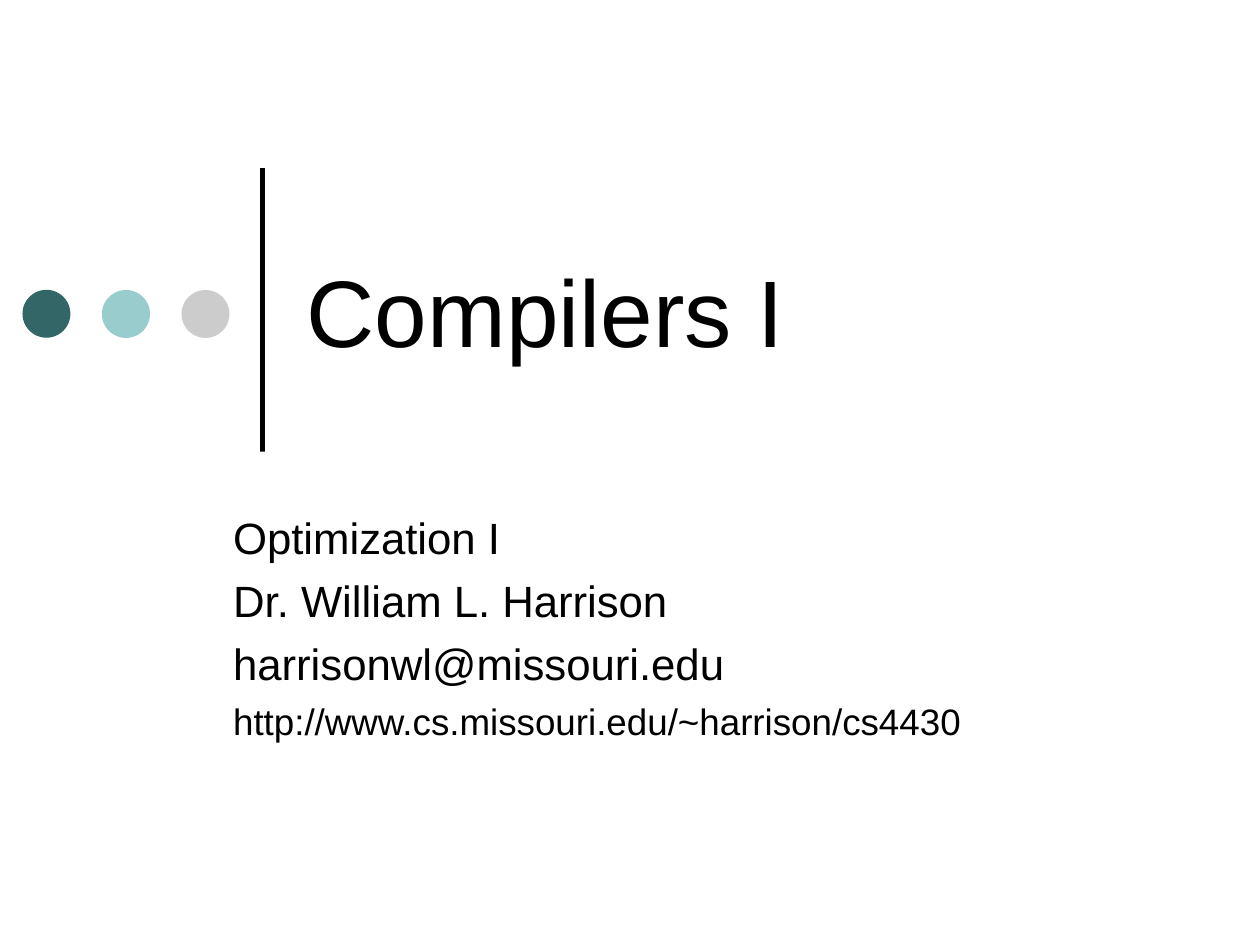
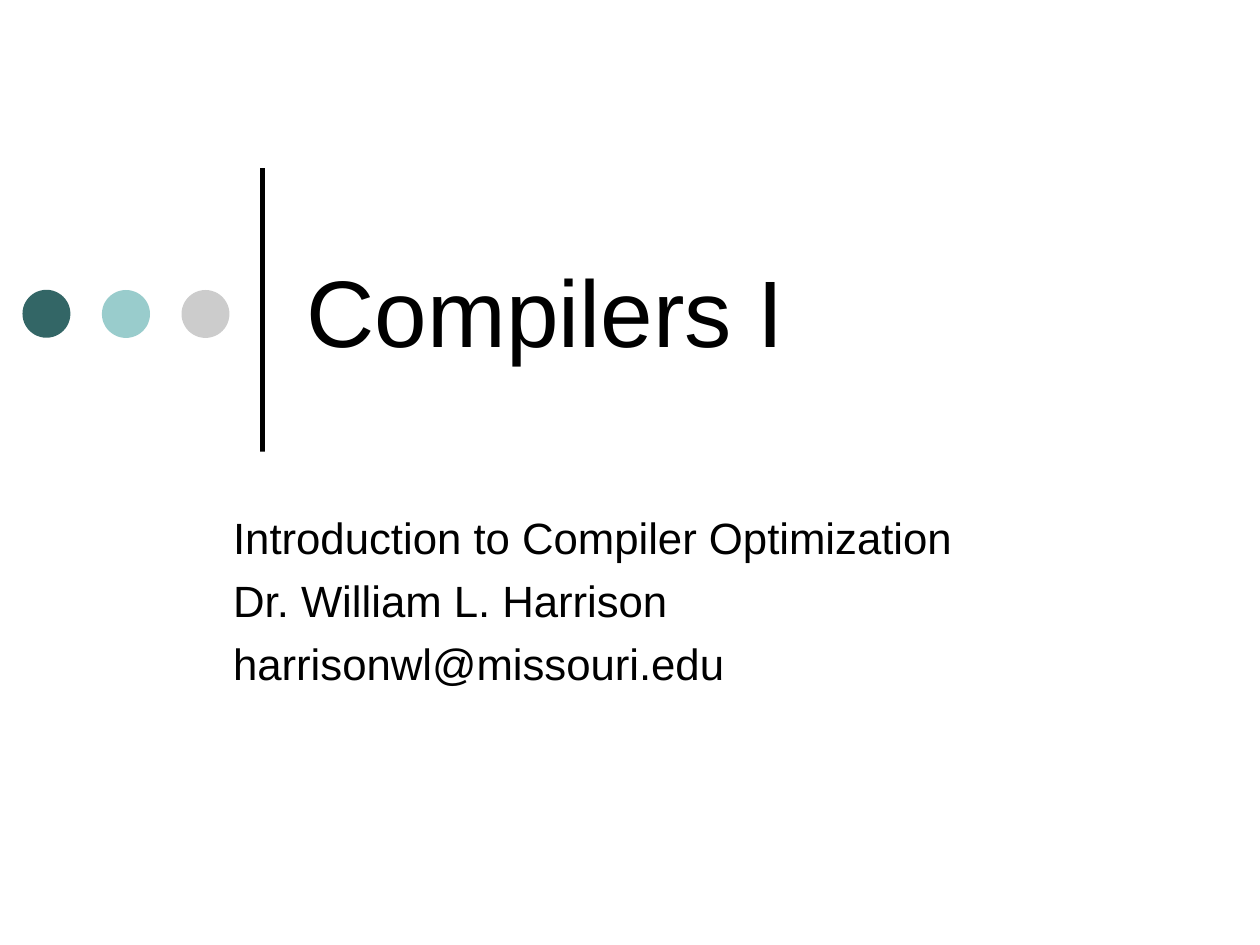
Before and after one commit to harrisonwl/harrisonwl.github.io, a slide deck: slide 1 of assets/courses/compilers/spring2017/slides/Optimizations I.ppt. Drawn at 1260x945 pixels with LibreOffice and Linux fonts; fonts in the diff are those of the drawing. Boxes give left, top, right and bottom in pixels: in the first picture for what was removed or moved away, otherwise in the second. Text is boxed around its words. In the diff, an @@ line names an element or a change of style, - is before the commit and + after.

```diff
--- a/assets/courses/compilers/spring2017/slides/Optimizations I.ppt
+++ b/assets/courses/compilers/spring2017/slides/Optimizations I.ppt
@@ subtitle at [233, 522, 952, 562]: text changed @@
-Optimization I
+Introduction to Compiler Optimization
@@ subtitle at [233, 708, 961, 742]: paragraph removed @@
-http://www.cs.missouri.edu/~harrison/cs4430
```
Also in this commit, not shown: 18 other slides changed, 6 other files.
